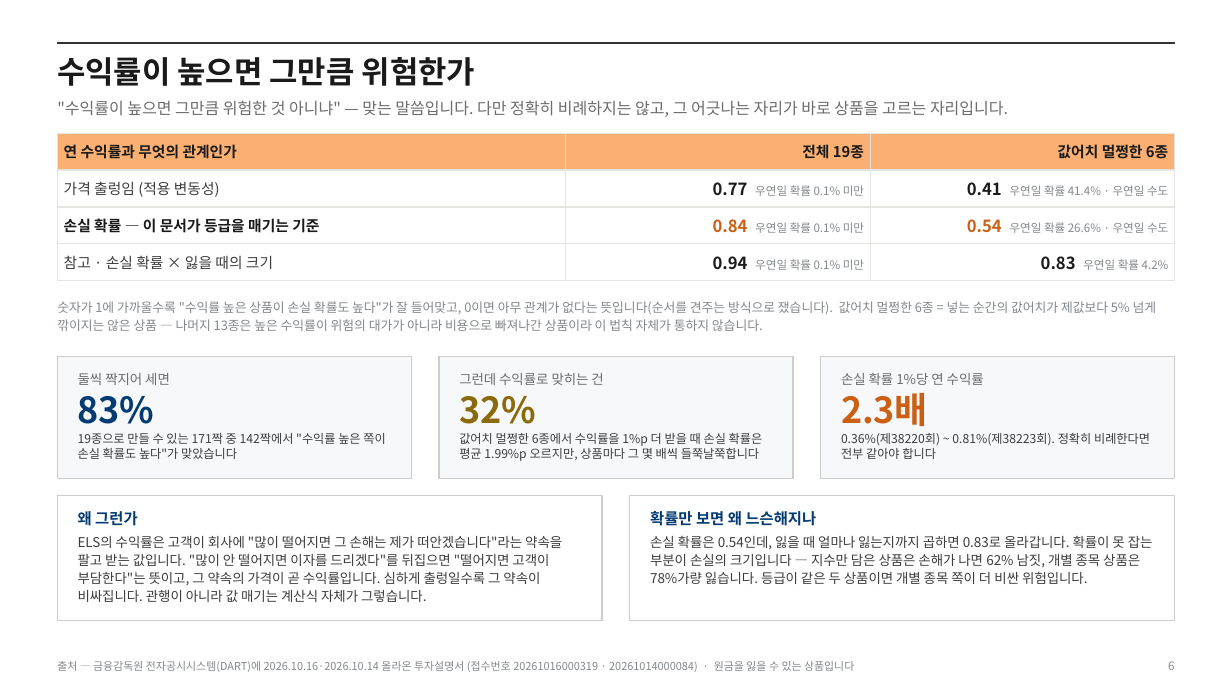
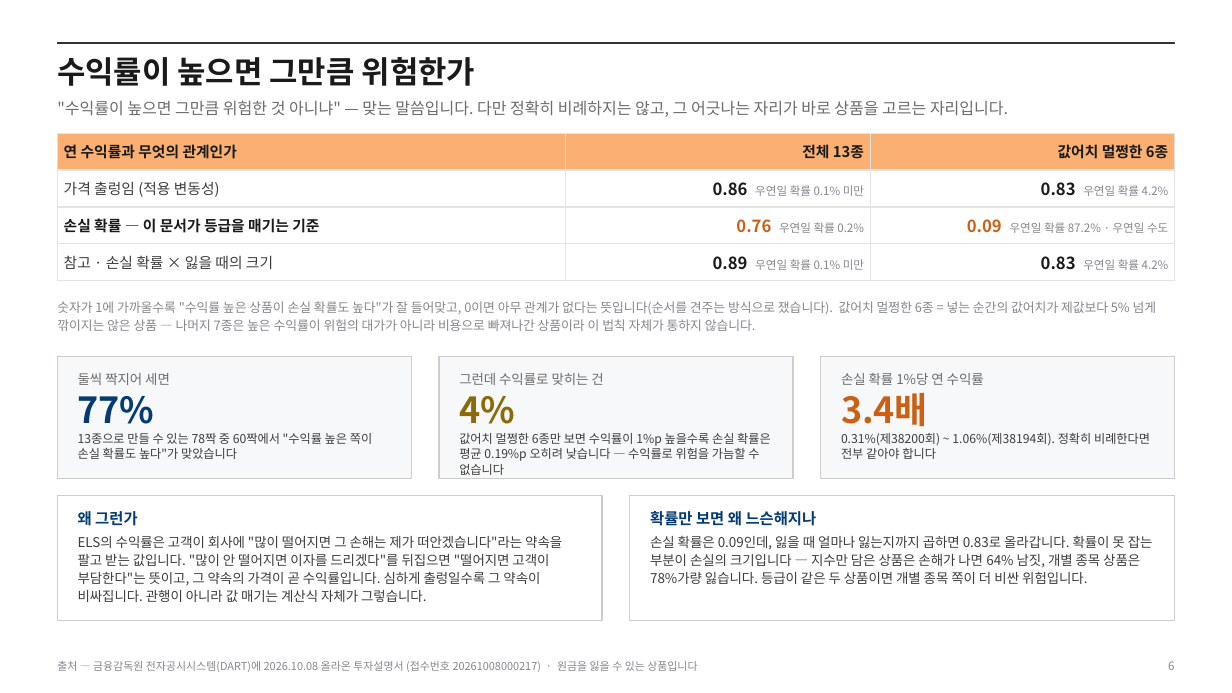
Before and after one commit to hanaroline/work_1, a slide deck: slide 6 of els-analysis-deck.pptx. Drawn at 1232x693 pixels with LibreOffice and Linux fonts; fonts in the diff are those of the drawing. Boxes give left, top, right and bottom in pixels: in the first picture for what was removed or moved away, otherwise in the second. Text is boxed around its words. In the diff, an @@ line names an element or a change of style, - is before the commit and + after.

```diff
--- a/els-analysis-deck.pptx
+++ b/els-analysis-deck.pptx
@@ table at <box>57,133,1175,274</box> @@
-row 1, column 2: 전체 19종
+row 1, column 2: 전체 13종
-row 2, column 2: 0.77 우연일 확률 0.1% 미만
+row 2, column 2: 0.86 우연일 확률 0.1% 미만
-row 2, column 3: 0.41 우연일 확률 41.4% · 우연일 수도
+row 2, column 3: 0.83 우연일 확률 4.2%
-row 3, column 2: 0.84 우연일 확률 0.1% 미만
+row 3, column 2: 0.76 우연일 확률 0.2%
-row 3, column 3: 0.54 우연일 확률 26.6% · 우연일 수도
+row 3, column 3: 0.09 우연일 확률 87.2% · 우연일 수도
-row 4, column 2: 0.94 우연일 확률 0.1% 미만
+row 4, column 2: 0.89 우연일 확률 0.1% 미만
@@ text at <box>57,301,1157,331</box>: text changed @@
-숫자가 1에 가까울수록 "수익률 높은 상품이 손실 확률도 높다"가 잘 들어맞고, 0이면 아무 관계가 없다는 뜻입니다(순서를 견주는 방식으로 쟀습니다). 값어치 멀쩡한 6종 = 넣는 순간의 값어치가 제값보다 5% 넘게 깎이지는 않은 상품 — 나머지 13종은 높은 수익률이 위험의 대가가 아니라 비용으로 빠져나간 상품이라 이 법칙 자체가 통하지 않습니다.
+숫자가 1에 가까울수록 "수익률 높은 상품이 손실 확률도 높다"가 잘 들어맞고, 0이면 아무 관계가 없다는 뜻입니다(순서를 견주는 방식으로 쟀습니다). 값어치 멀쩡한 6종 = 넣는 순간의 값어치가 제값보다 5% 넘게 깎이지는 않은 상품 — 나머지 7종은 높은 수익률이 위험의 대가가 아니라 비용으로 빠져나간 상품이라 이 법칙 자체가 통하지 않습니다.
@@ text at <box>78,396,155,424</box>: text changed @@
-83%
+77%
@@ text at <box>459,396,515,424</box>: text changed @@
-32%
+4%
@@ text at <box>841,393,928,426</box>: text changed @@
-2.3배
+3.4배
@@ text at <box>78,433,372,459</box>: text changed @@
-19종으로 만들 수 있는 171짝 중 142짝에서 "수익률 높은 쪽이 손실 확률도 높다"가 맞았습니다
+13종으로 만들 수 있는 78짝 중 60짝에서 "수익률 높은 쪽이 손실 확률도 높다"가 맞았습니다
@@ text at <box>459,433,771,475</box>: text changed @@
-값어치 멀쩡한 6종에서 수익률을 1%p 더 받을 때 손실 확률은 평균 1.99%p 오르지만, 상품마다 그 몇 배씩 들쭉날쭉합니다
+값어치 멀쩡한 6종만 보면 수익률이 1%p 높을수록 손실 확률은 평균 0.19%p 오히려 낮습니다 — 수익률로 위험을 가늠할 수 없습니다
@@ text at <box>841,433,1150,459</box>: text changed @@
-0.36%(제38220회) ~ 0.81%(제38223회). 정확히 비례한다면 전부 같아야 합니다
+0.31%(제38200회) ~ 1.06%(제38194회). 정확히 비례한다면 전부 같아야 합니다
@@ text at <box>650,536,1153,584</box>: text changed @@
-손실 확률은 0.54인데, 잃을 때 얼마나 잃는지까지 곱하면 0.83로 올라갑니다. 확률이 못 잡는 부분이 손실의 크기입니다 — 지수만 담은 상품은 손해가 나면 62% 남짓, 개별 종목 상품은 78%가량 잃습니다. 등급이 같은 두 상품이면 개별 종목 쪽이 더 비싼 위험입니다.
+손실 확률은 0.09인데, 잃을 때 얼마나 잃는지까지 곱하면 0.83로 올라갑니다. 확률이 못 잡는 부분이 손실의 크기입니다 — 지수만 담은 상품은 손해가 나면 64% 남짓, 개별 종목 상품은 78%가량 잃습니다. 등급이 같은 두 상품이면 개별 종목 쪽이 더 비싼 위험입니다.
@@ text at <box>57,661,697,672</box>: text changed @@
-출처 — 금융감독원 전자공시시스템(DART)에 2026.10.16·2026.10.14 올라온 투자설명서 (접수번호 20261016000319 · 20261014000084) · 원금을 잃을 수 있는 상품입니다
+출처 — 금융감독원 전자공시시스템(DART)에 2026.10.08 올라온 투자설명서 (접수번호 20261008000217) · 원금을 잃을 수 있는 상품입니다
```
Also in this commit, not shown: 15 other slides changed, 23 other files.
